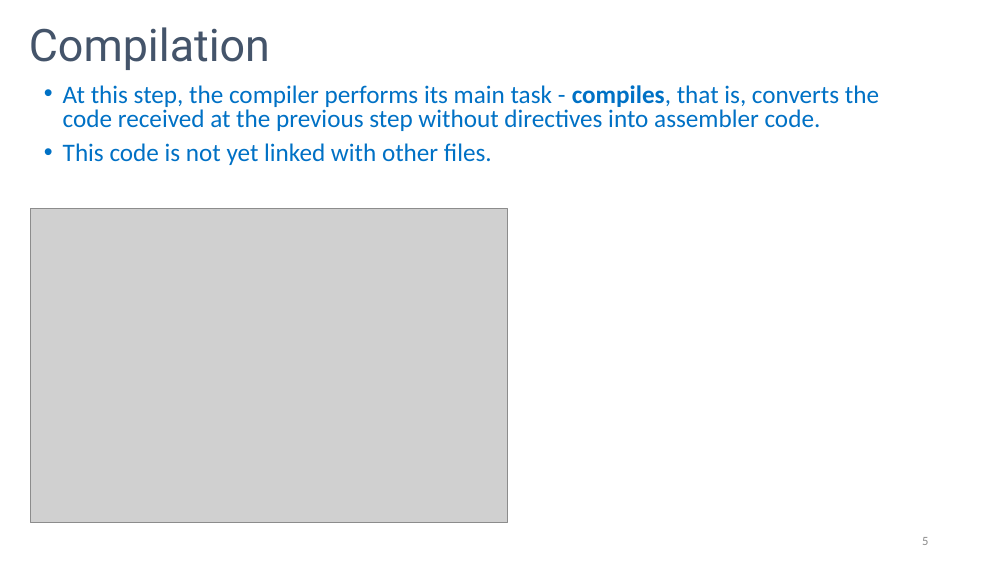
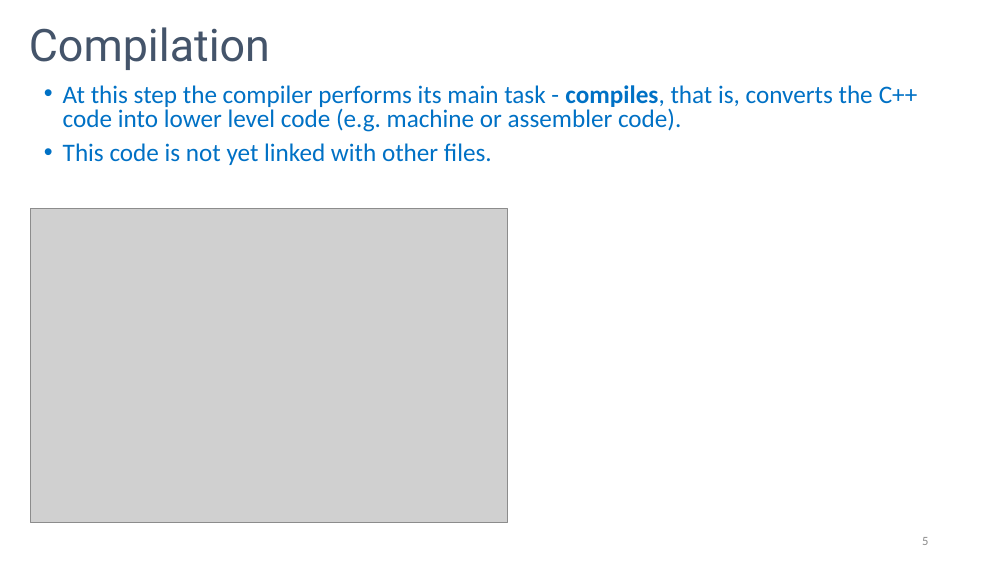
Before and after one commit to rarutyun/cpp-courses, a slide deck: slide 5 of 00_сompilation_process/00_сompilation_process.pptx. Drawn at 1008x567 pixels with LibreOffice and Linux fonts; fonts in the diff are those of the drawing; grey boxes stand for pictures. Boxes give left, top, right and bottom in pixels: in the first picture for what was removed or moved away, otherwise in the second. Text is boxed around its words. In the diff, an @@ line names an element or a change of style, - is before the commit and + after.

```diff
--- a/00_сompilation_process/00_сompilation_process.pptx
+++ b/00_сompilation_process/00_сompilation_process.pptx
@@ text at box(63, 85, 918, 132): text changed @@
-• At this step, the compiler performs its main task - compiles, that is, converts the code received at the previous step without directives into assembler code.
+• At this step the compiler performs its main task - compiles, that is, converts the C++ code into lower level code (e.g. machine or assembler code).
```
Also in this commit, not shown: 4 other slides changed, 3 slides removed, 4 other files.
